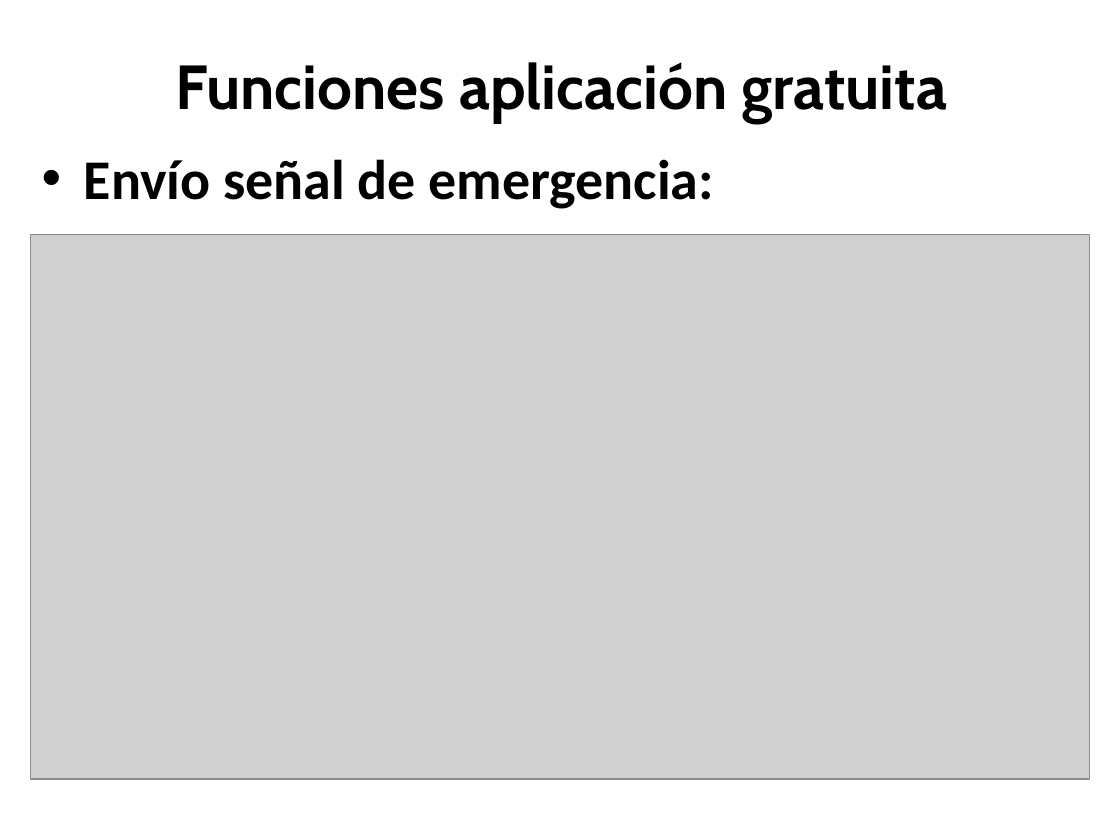
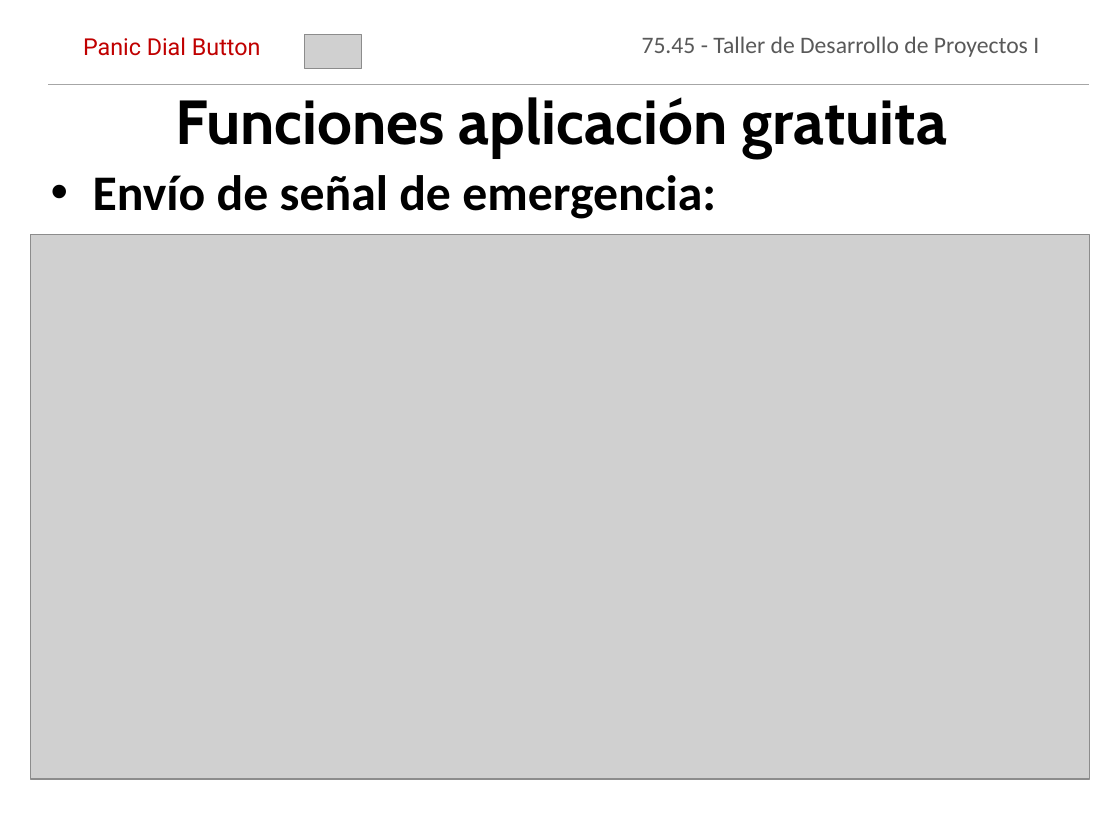
Before and after one commit to jmonetti/2012-1er-taller-de-desarrollo-de-proyectos-i, a slide deck: slide 28 of docs/Presentacion final/PresentacionFinal_V9.pptx. Drawn at 1120x840 pixels with LibreOffice and Linux fonts; fonts in the diff are those of the drawing; grey boxes stand for pictures; background and template pictures are left out. Boxes give left, top, right and bottom in pixels: in the first picture for what was removed or moved away, otherwise in the second. Text is boxed around its words. In the diff, an @@ line names an element or a change of style, - is before the commit and + after.

```diff
--- a/docs/Presentacion final/PresentacionFinal_V9.pptx
+++ b/docs/Presentacion final/PresentacionFinal_V9.pptx
@@ text "Funciones aplicación gratuita": place and size @@
-text "Funciones aplicación gratuita" at bbox=[175, 62, 948, 123]
+text "Funciones aplicación gratuita" at bbox=[175, 97, 948, 158]
@@ text added at bbox=[83, 37, 261, 56], 15 pt, text #C00000 @@
+Panic Dial Button
@@ picture added at bbox=[305, 35, 362, 68] @@
@@ text added at bbox=[642, 36, 1039, 57], 15.2 pt, text #595959 @@
+75.45 - Taller de Desarrollo de Proyectos I
@@ line added from (48, 85) to (1090, 85), #A6A6A6 0.75 pt @@
@@ text at bbox=[93, 175, 716, 219]: text changed; size 36 to 32 pt @@
-• Envío señal de emergencia:
+• Envío de señal de emergencia:
```
Also in this commit, not shown: 17 other slides changed.
